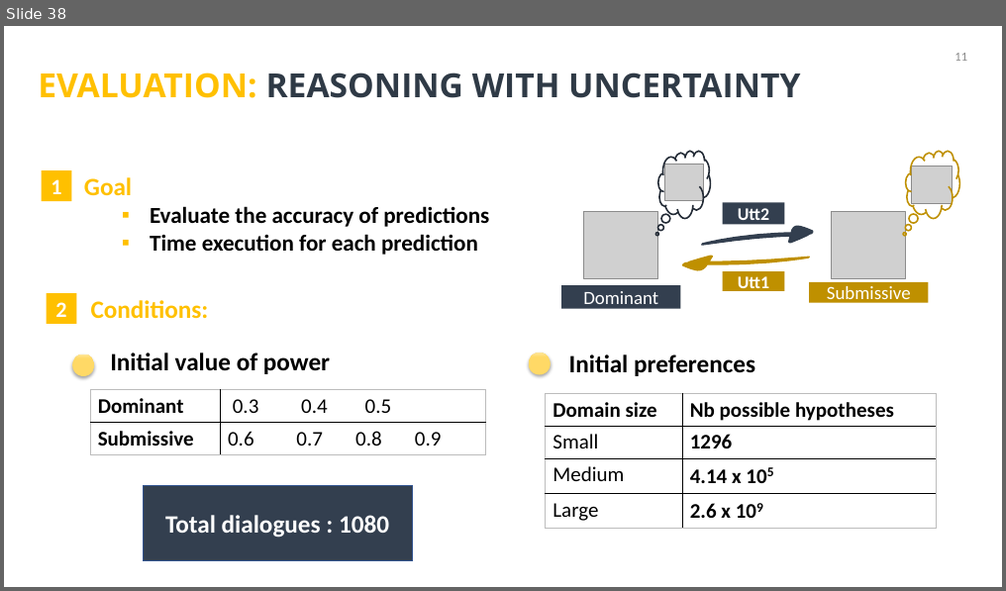
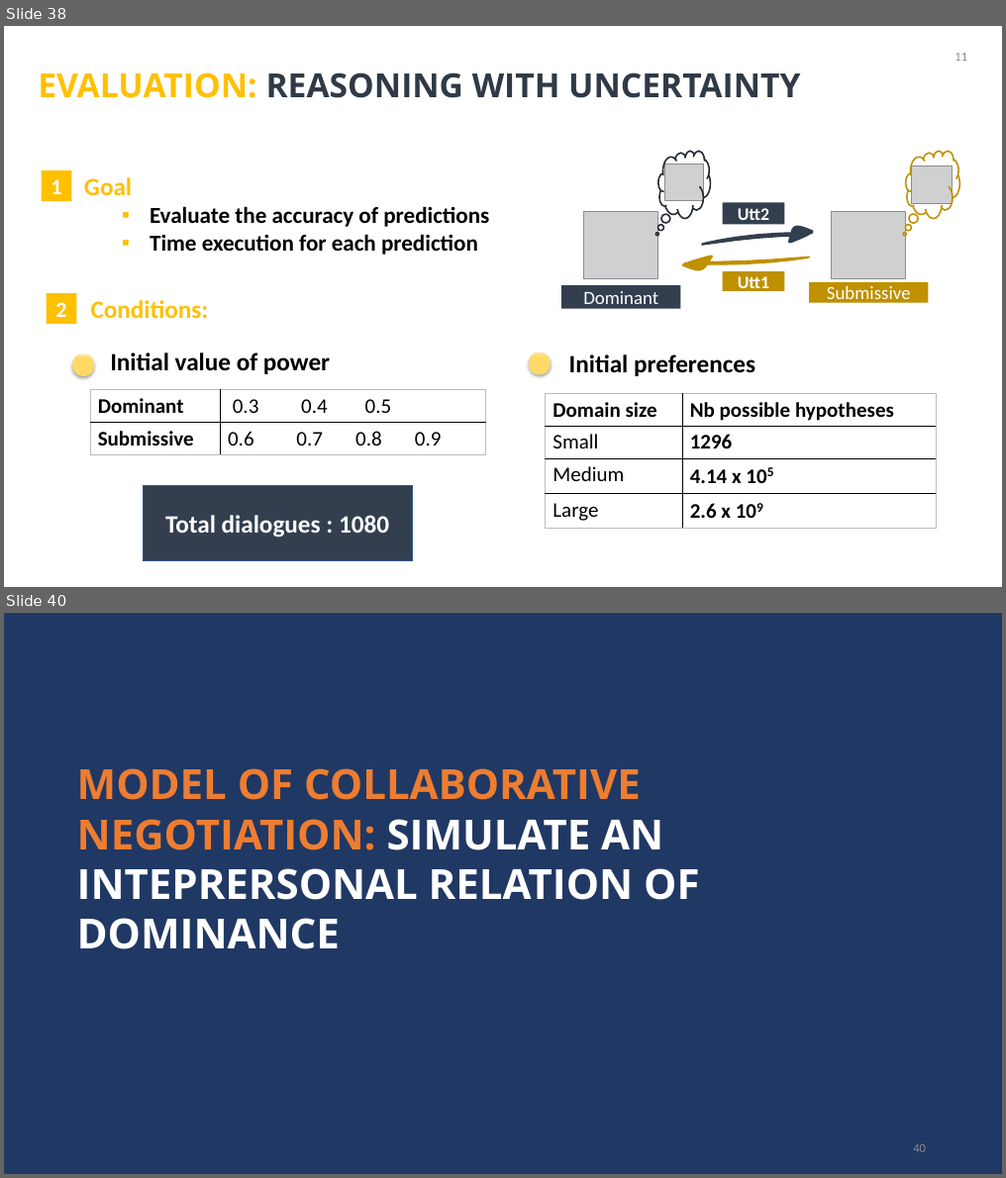
Before and after one commit to Olydia/Discolog, a slide deck: thesis_v2/presentation/thses.pptx. Shown one above the other, each under a label of ours: slide 38 before the commit, slides 38 and 40 after it; the slides between them are not shown. The pictures are 1006x591 and 1006x1178 pixels, drawn with LibreOffice and Linux fonts; fonts in the diff are those of the drawing; grey boxes stand for pictures. Boxes give left, top, right and bottom in pixels: in the first picture for what was removed or moved away, otherwise in the second. Text is boxed around its words. In the diff, an @@ line names an element or a change of style, - is before the commit and + after.

```diff
--- a/thesis_v2/presentation/thses.pptx
+++ b/thesis_v2/presentation/thses.pptx
@@ slide 40 added at [4, 613, 1002, 1174], background #FFFFFF @@
@@ rectangle added at [4, 613, 1002, 1174], fill #203864 @@
@@ text added at [77, 768, 699, 950], 40 pt, text #FFFFFF, bold @@
+MODEL OF COLLABORATIVE NEGOTIATION: SIMULATE AN INTEPRERSONAL RELATION OF DOMINANCE
@@ page number added at [913, 1145, 926, 1153], 12 pt, text #8C8C8C @@
+40
```
Also in this commit, not shown: 2 slides changed, 3 other slides added, 1 slide removed.
